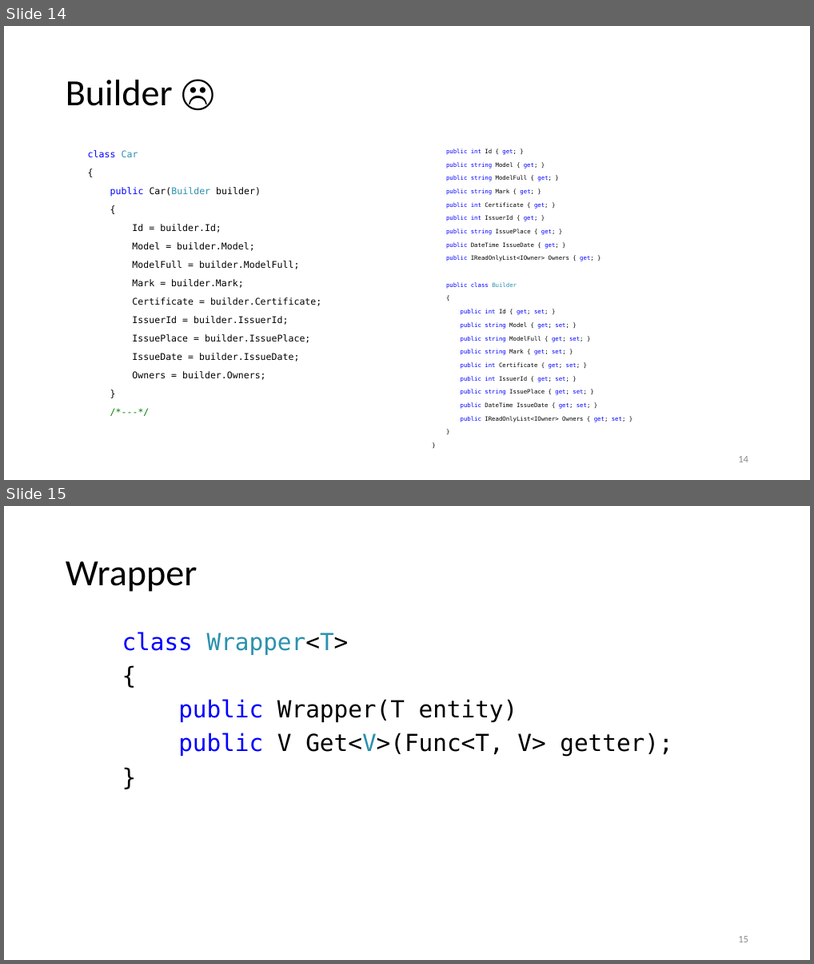
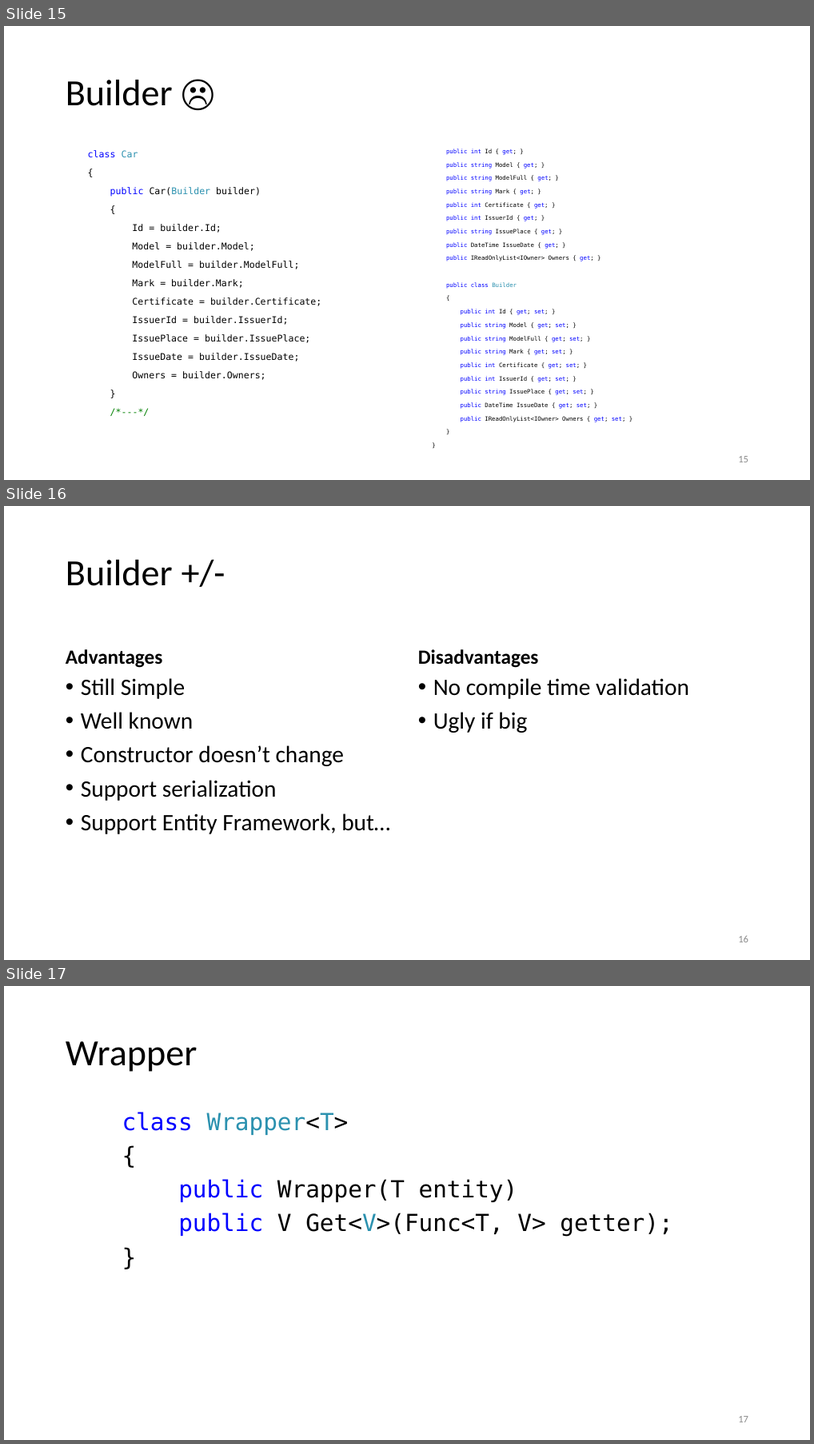
Before and after one commit to kugushev/presentations, a slide deck: Presentation.pptx. Shown one above the other, each under a label of ours: slides 14 and 15 before the commit, slides 15, 16 and 17 after it. The pictures are 814x964 and 814x1444 pixels, drawn with LibreOffice and Linux fonts; fonts in the diff are those of the drawing. Boxes give left, top, right and bottom in pixels: in the first picture for what was removed or moved away, otherwise in the second. Text is boxed around its words. In the diff, an @@ line names an element or a change of style, - is before the commit and + after.

```diff
--- a/Presentation.pptx
+++ b/Presentation.pptx
@@ slide 16 added at bbox=[4, 506, 810, 960], background #FFFFFF @@
@@ title added at bbox=[66, 560, 173, 586], 44 pt, text #000000 @@
+Builder +/-
@@ text added at bbox=[66, 649, 162, 668], 24 pt, text #000000, bold @@
+Advantages
@@ text added at bbox=[418, 649, 539, 668], 24 pt, text #000000, bold @@
+Disadvantages
@@ text added at bbox=[81, 678, 390, 834], 28 pt, text #000000 @@
+• Still Simple
+• Well known
+• Constructor doesn’t change
+• Support serialization
+• Support Entity Framework, but…
@@ text added at bbox=[434, 678, 690, 732], 28 pt, text #000000 @@
+• No compile time validation
+• Ugly if big
@@ page number added at bbox=[738, 935, 749, 942], 12 pt, text #8C8C8C @@
+16
@@ what was slide 14 is now slide 15 @@
@@ page number at bbox=[738, 456, 749, 462]: text changed @@
-14
+15
@@ what was slide 15 is now slide 17 @@
@@ page number at bbox=[738, 1416, 749, 1422]: text changed @@
-15
+17
```
Also in this commit, not shown: 5 slides changed, 2 other slides added, 3 other files.
